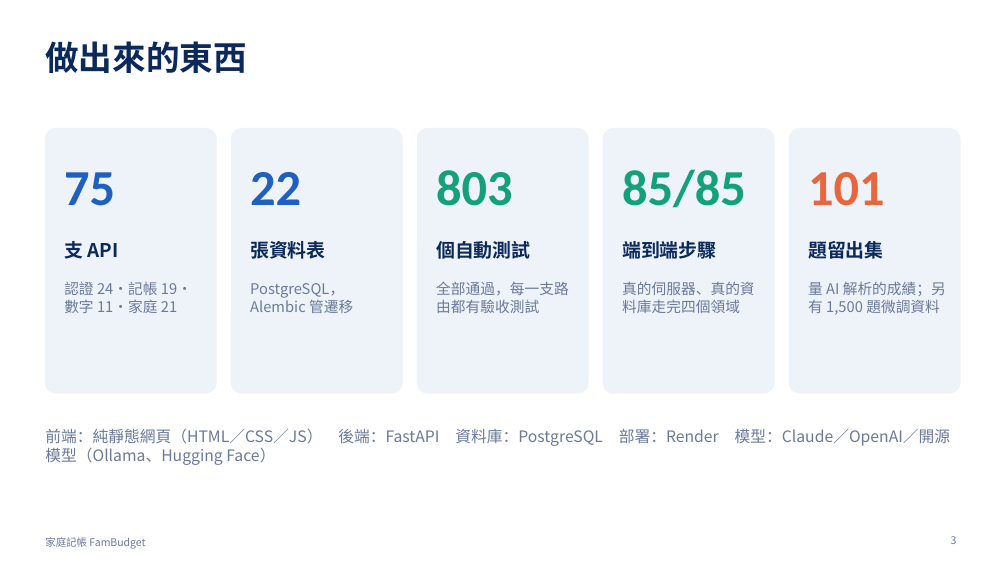
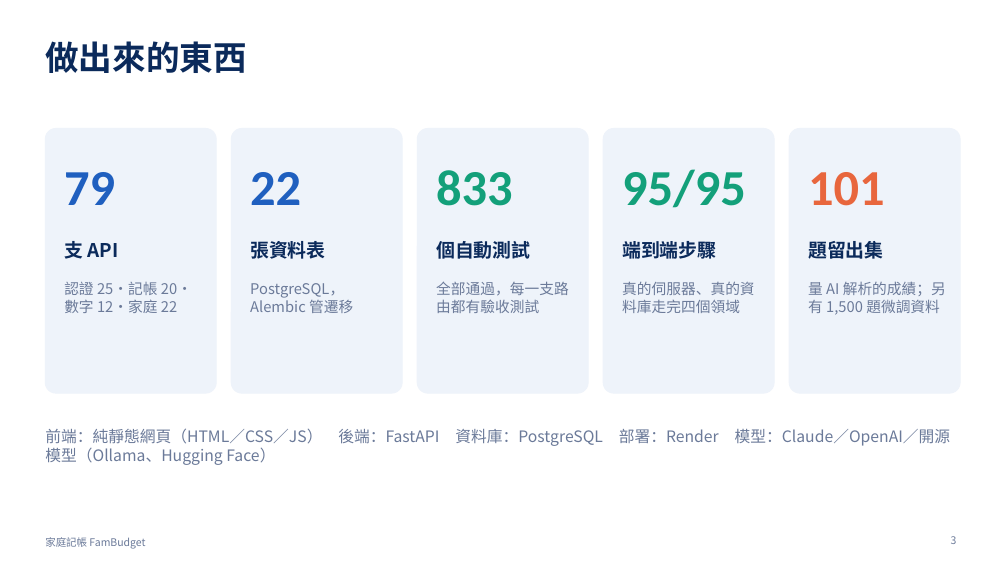
Before and after one commit to cbes502034/final_project, a slide deck: slide 3 of report/家庭記帳_期末報告.pptx. Drawn at 1008x567 pixels with LibreOffice and Linux fonts; fonts in the diff are those of the drawing. Boxes give left, top, right and bottom in pixels: in the first picture for what was removed or moved away, otherwise in the second. Text is boxed around its words. In the diff, an @@ line names an element or a change of style, - is before the commit and + after.

```diff
--- a/report/家庭記帳_期末報告.pptx
+++ b/report/家庭記帳_期末報告.pptx
@@ text at <box>64,172,115,205</box>: text changed @@
-75
+79
@@ text at <box>436,170,512,206</box>: text changed @@
-803
+833
@@ text at <box>622,169,746,208</box>: text changed @@
-85/85
+95/95
@@ text at <box>64,282,192,313</box>: text changed @@
-認證 24・記帳 19・數字 11・家庭 21
+認證 25・記帳 20・數字 12・家庭 22
```
Also in this commit, not shown: 7 other slides changed, 1 slide added, 18 other files.
